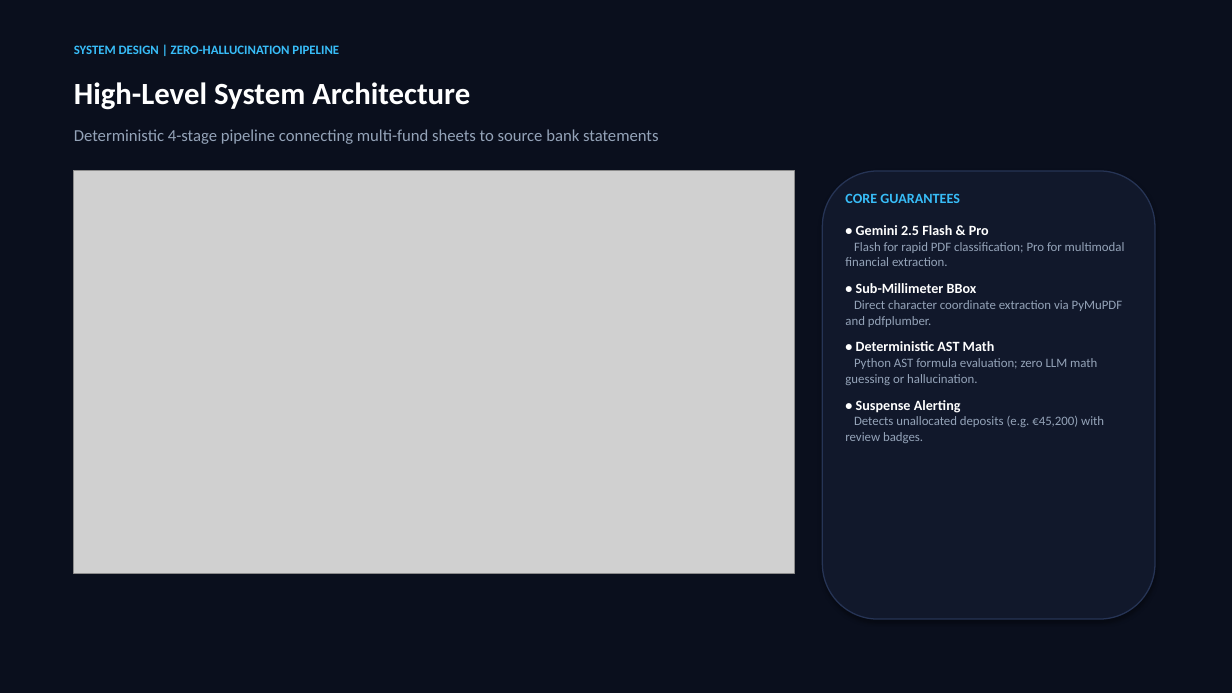
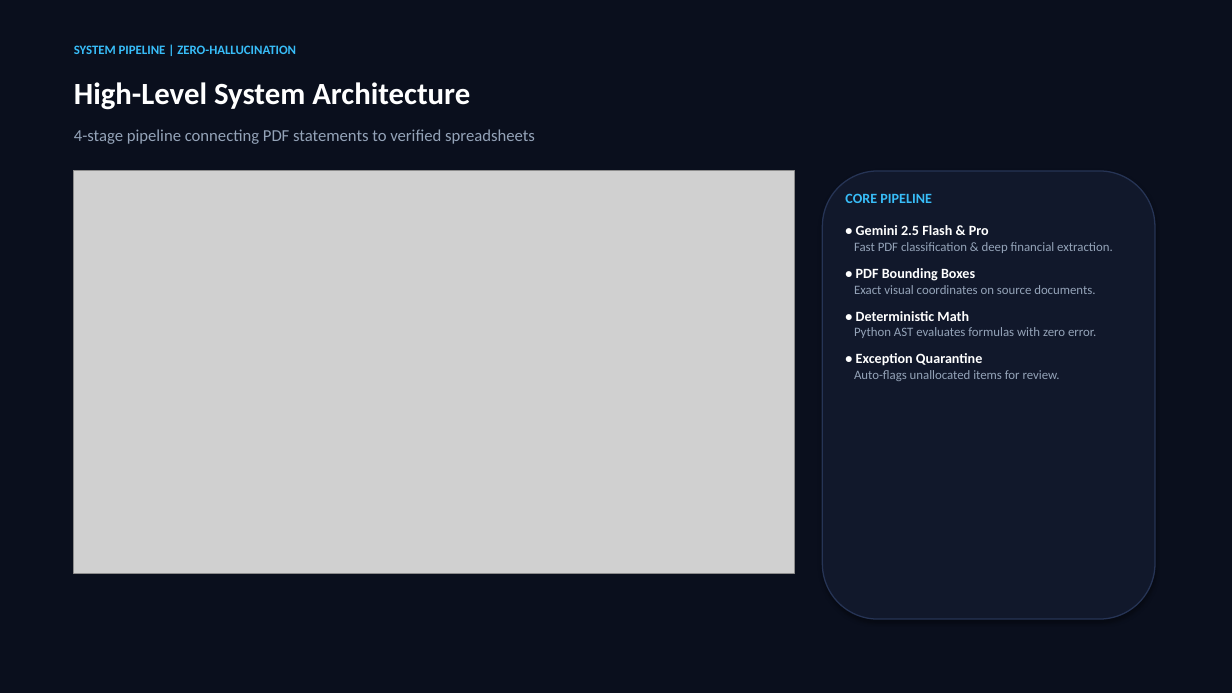
Before and after one commit to prkshverma09/audit-copilot, a slide deck: slide 3 of presentation/X-Ray_Audit_Copilot_Demo_Slides.pptx. Drawn at 1232x693 pixels with LibreOffice and Linux fonts; fonts in the diff are those of the drawing; grey boxes stand for pictures. Boxes give left, top, right and bottom in pixels: in the first picture for what was removed or moved away, otherwise in the second. Text is boxed around its words. In the diff, an @@ line names an element or a change of style, - is before the commit and + after.

```diff
--- a/presentation/X-Ray_Audit_Copilot_Demo_Slides.pptx
+++ b/presentation/X-Ray_Audit_Copilot_Demo_Slides.pptx
@@ text at box(74, 45, 296, 54): text changed @@
-SYSTEM DESIGN | ZERO-HALLUCINATION PIPELINE
+SYSTEM PIPELINE | ZERO-HALLUCINATION
@@ text at box(74, 129, 535, 144): text changed @@
-Deterministic 4-stage pipeline connecting multi-fund sheets to source bank statements
+4-stage pipeline connecting PDF statements to verified spreadsheets
@@ text at box(845, 193, 932, 203): text changed @@
-CORE GUARANTEES
+CORE PIPELINE
@@ text at box(854, 242, 1113, 381): text changed @@
-Flash for rapid PDF classification; Pro for multimodal financial extraction.
-• Sub-Millimeter BBox
-Direct character coordinate extraction via PyMuPDF and pdfplumber.
-• Deterministic AST Math
-Python AST formula evaluation; zero LLM math guessing or hallucination.
-• Suspense Alerting
-Detects unallocated deposits (e.g. €45,200) with review badges.
+Fast PDF classification & deep financial extraction.
+• PDF Bounding Boxes
+Exact visual coordinates on source documents.
+• Deterministic Math
+Python AST evaluates formulas with zero error.
+• Exception Quarantine
+Auto-flags unallocated items for review.
```
Also in this commit, not shown: 3 other slides changed, 2 other files.
